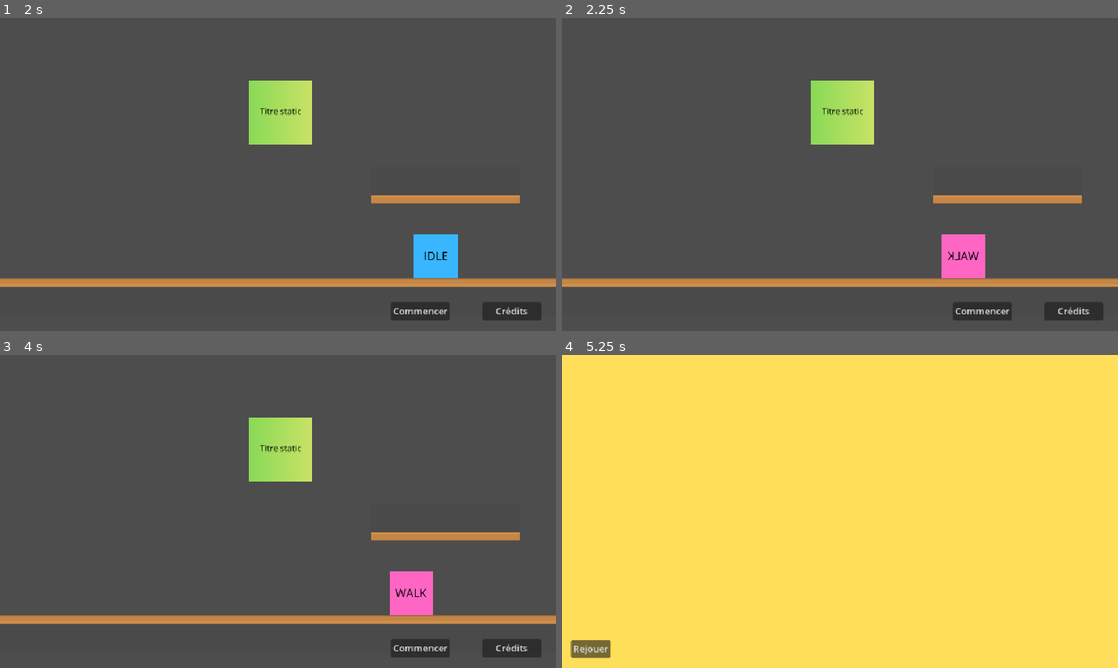
Above: before the commit, frames 1-4 (two rows, left to right).
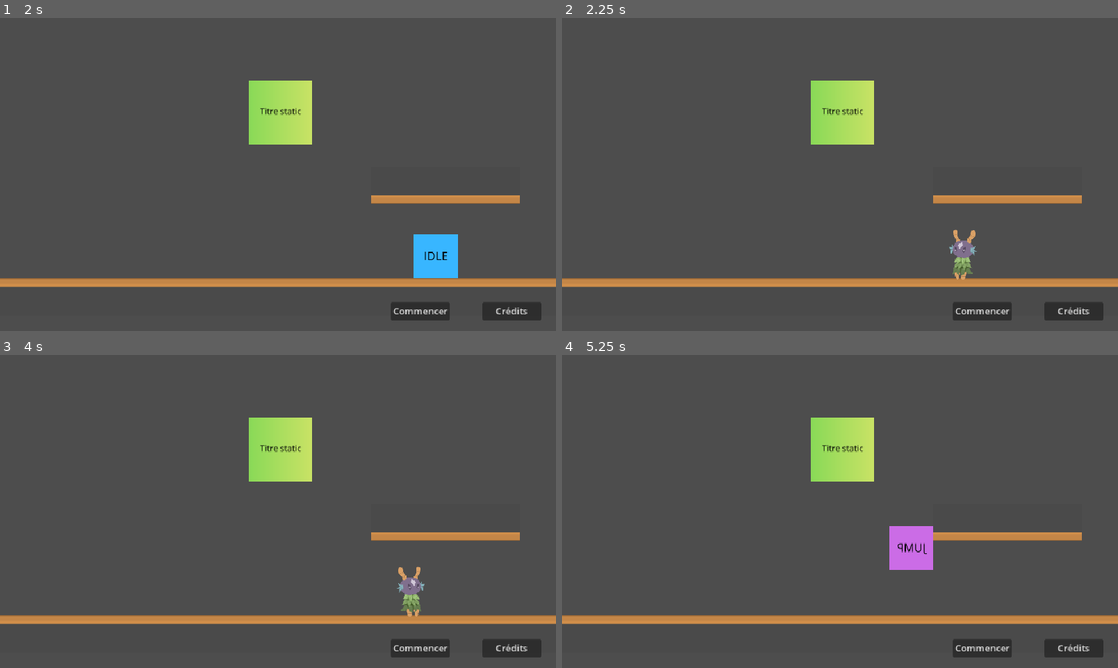
Above: after the commit, the same moments.

Repository: Ansoko/SGJ26-Silurien
Game: Godot game, scene res://scenes/MainMenu.tscn
The game is run twice, just before and just after one commit, with the same random seed, the same clock (stepped at 60 frames per second) and the same inputs.
Inputs:
- Up to frame 1 (2 s): hold Space (jump) 0.53-1.28 s; hold D (move_right) from 0.53 s (still down); tap Q (erase) at 1.35 s; tap Space (jump) at 1.52, 1.55, 1.82 s
- Up to frame 2 (2.25 s): release D (move_right) at 2.03 s; hold A (move_left) from 2.03 s (still down); hold E (grab_word) from 2.03 s (still down)
- Up to frame 3 (4 s): tap Space (jump) at 2.3, 2.85, 3.02, 3.32, 3.77, 3.8 s; release A (move_left) at 2.78 s; release E (grab_word) at 2.78 s; hold D (move_right) from 2.78 s (still down); hold Q (erase) from 3.53 s (still down)
- Up to frame 4 (5.25 s): tap Space (jump) at 4.07, 4.52, 4.55, 4.82 s; release D (move_right) at 4.28 s; release Q (erase) at 4.28 s; hold A (move_left) 4.28-5.03 s; tap E (grab_word) at 4.35 s; hold D (move_right) from 5.03 s (still down); hold Space (jump) from 5.03 s (still down)

Frame 1 is identical in both runs. In frame 2, 1.1% of the frame differs, in the area x 68-77%, y 67-84%; in frame 3, 1.1%; in frame 4, 100%, in the area x 0-100%, y 0-100%.

Commit message:
timer changed

Diff:
--- a/project.godot
+++ b/project.godot
@@ -28,6 +28,7 @@
 
 window/size/viewport_width=960
 window/size/viewport_height=540
+window/size/mode=3
 window/stretch/mode="canvas_items"
 
 [input]
--- a/scenes/MainMenu.tscn
+++ b/scenes/MainMenu.tscn
@@ -6,7 +6,7 @@
 [ext_resource type="Texture2D" uid="uid://7obiwymyp6hw" path="res://assets_alice/autotile_tileset.png" id="2_ucygd"]
 [ext_resource type="Script" uid="uid://dfw5r087d6pu3" path="res://scenes/player.gd" id="3_826wr"]
 [ext_resource type="Texture2D" uid="uid://c1u6cdmxowkds" path="res://assets_alice/jump.png" id="3_l72w3"]
-[ext_resource type="Texture2D" uid="uid://b1cr4graghwag" path="res://assets_alice/walk.png" id="4_826wr"]
+[ext_resource type="Texture2D" uid="uid://ig05l10iw6p7" path="res://assets_definitif/walkSprite.png" id="7_ucygd"]
 
 [sub_resource type="PhysicsMaterial" id="PhysicsMaterial_826wr"]
 
@@ -77,6 +77,30 @@
 physics_layer_0/physics_material = SubResource("PhysicsMaterial_826wr")
 sources/0 = SubResource("TileSetAtlasSource_ucygd")
 
+[sub_resource type="AtlasTexture" id="AtlasTexture_ucygd"]
+atlas = ExtResource("7_ucygd")
+region = Rect2(8, 8, 80, 135)
+
+[sub_resource type="AtlasTexture" id="AtlasTexture_mipys"]
+atlas = ExtResource("7_ucygd")
+region = Rect2(88, 8, 80, 135)
+
+[sub_resource type="AtlasTexture" id="AtlasTexture_8a8k8"]
+atlas = ExtResource("7_ucygd")
+region = Rect2(168, 8, 80, 135)
+
+[sub_resource type="AtlasTexture" id="AtlasTexture_7la6k"]
+atlas = ExtResource("7_ucygd")
+region = Rect2(248, 8, 80, 135)
+
+[sub_resource type="AtlasTexture" id="AtlasTexture_2nypq"]
+atlas = ExtResource("7_ucygd")
+region = Rect2(328, 8, 80, 135)
+
+[sub_resource type="AtlasTexture" id="AtlasTexture_bky6r"]
+atlas = ExtResource("7_ucygd")
+region = Rect2(408, 8, 80, 135)
+
 [sub_resource type="SpriteFrames" id="SpriteFrames_ucygd"]
 animations = [{
 "frames": [{
@@ -97,7 +121,22 @@
 }, {
 "frames": [{
 "duration": 1.0,
-"texture": ExtResource("4_826wr")
+"texture": SubResource("AtlasTexture_ucygd")
+}, {
+"duration": 1.0,
+"texture": SubResource("AtlasTexture_mipys")
+}, {
+"duration": 1.0,
+"texture": SubResource("AtlasTexture_8a8k8")
+}, {
+"duration": 1.0,
+"texture": SubResource("AtlasTexture_7la6k")
+}, {
+"duration": 1.0,
+"texture": SubResource("AtlasTexture_2nypq")
+}, {
+"duration": 1.0,
+"texture": SubResource("AtlasTexture_bky6r")
 }],
 "loop": true,
 "name": &"walk",
@@ -122,22 +161,24 @@
 
 [node name="AnimatedSprite2D" type="AnimatedSprite2D" parent="Player"]
 sprite_frames = SubResource("SpriteFrames_ucygd")
-animation = &"jump"
+animation = &"walk"
 
 [node name="CollisionShape2D" type="CollisionShape2D" parent="Player"]
 scale = Vector2(5.01003, 5.00001)
 shape = SubResource("RectangleShape2D_l72w3")
 
 [node name="Timer" type="Timer" parent="."]
-wait_time = 5.0
+wait_time = 120.0
 one_shot = true
 autostart = true
 
 [node name="Texts" type="Control" parent="."]
 layout_mode = 3
 anchors_preset = 0
-offset_right = 40.0
-offset_bottom = 40.0
+offset_left = 870.0
+offset_top = 15.0
+offset_right = 910.0
+offset_bottom = 55.0
 
 [node name="Timer_label" type="Label" parent="Texts"]
 layout_mode = 0
--- a/scenes/main_menu.gd
+++ b/scenes/main_menu.gd
@@ -4,10 +4,17 @@
 
 func _ready():
 	SignalManager.start_game.connect(start_timer)
+	$Texts/Timer_label.hide()
 
 func start_timer():
+	$Texts/Timer_label.show()
 	timer.start()
 	print("Timer démarré")
 
+
 func _on_timer_timeout():
 	get_tree().change_scene_to_file("res://scenes/end_screen.tscn")
+
+func _process(delta):
+	if !timer.is_stopped():
+		$Texts/Timer_label.text = str(int(timer.get_time_left())) + "s left."
Not shown, changed: assets_alice/background_temp.png.import
Not shown, changed: assets_alice/icon.svg.import
Not shown, changed: assets_alice/jump.png.import
Not shown, changed: assets_alice/titleAnim_3.png.import
Not shown, changed: assets_alice/walk.png.import
Binary file added: assets_definitif/walkSprite.png
Not shown, added: assets_definitif/walkSprite.png.import
Not shown: 1 places in scenes/MainMenu.tscn that only renumber resources
